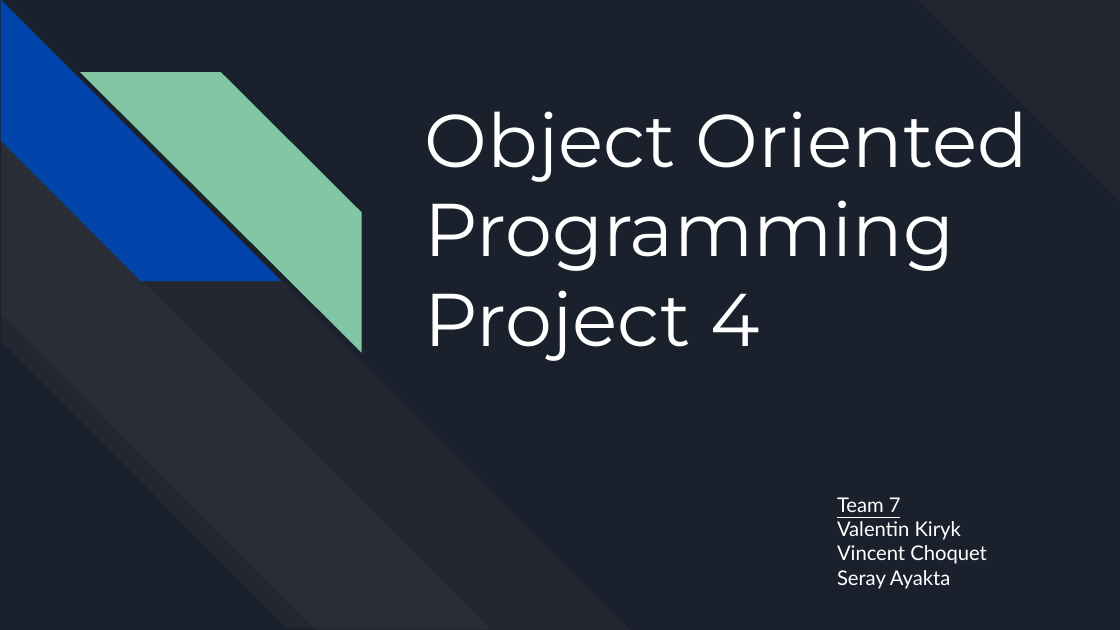
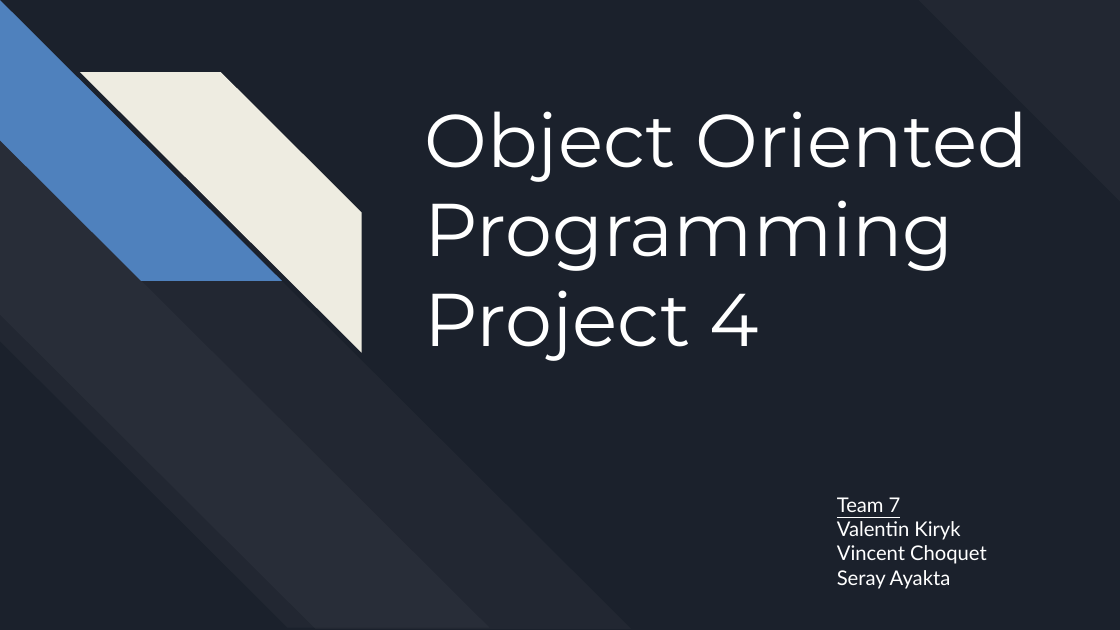
Before and after one commit to vk-573/cpp_game03, a slide deck: slide 1 of Object Oriented Programming Project 4.pptx. Drawn at 1120x630 pixels with LibreOffice and Linux fonts; fonts in the diff are those of the drawing. Boxes give left, top, right and bottom in pixels: in the first picture for what was removed or moved away, otherwise in the second. Text is boxed around its words. In the diff, an @@ line names an element or a change of style, - is before the commit and + after.

```diff
--- a/Object Oriented Programming Project 4.pptx
+++ b/Object Oriented Programming Project 4.pptx
@@ diag stripe at (1,0,282,281): fill #0145AC to #4F81BD @@
@@ diag stripe at (80,72,361,353): fill #82C7A5 to #EEECE1 @@
```
Also in this commit, not shown: 3 other slides changed.
